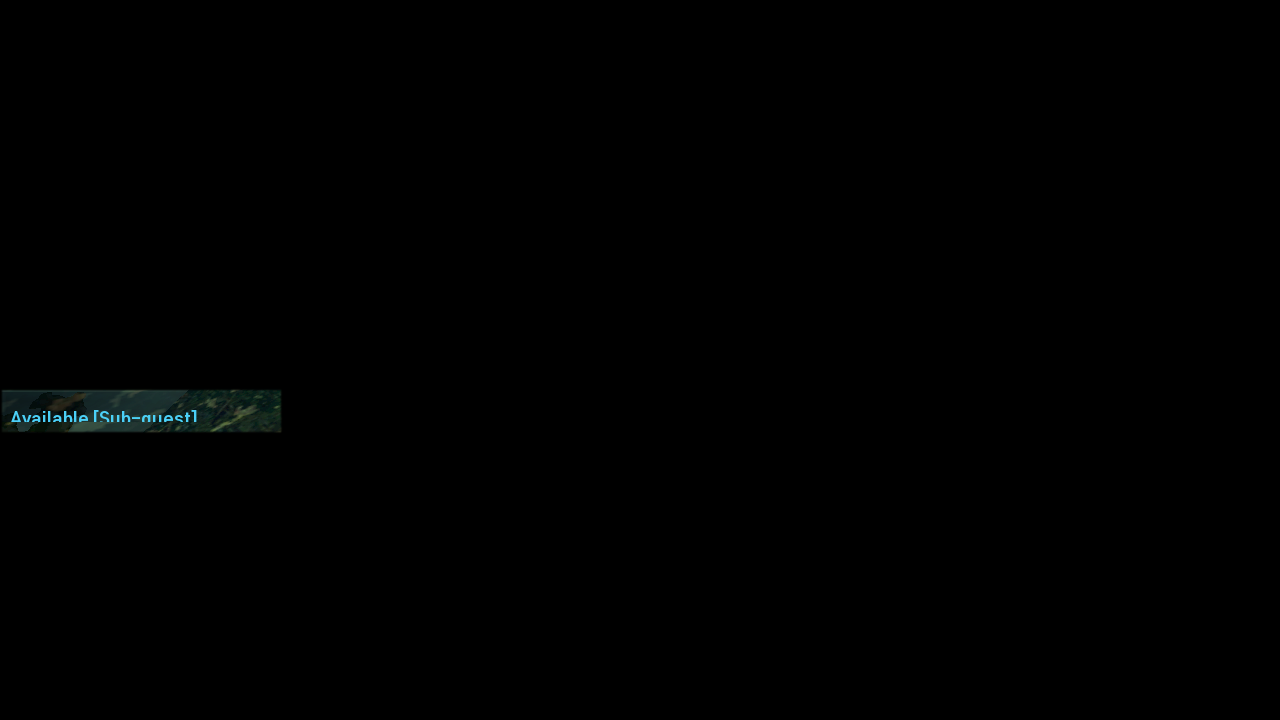
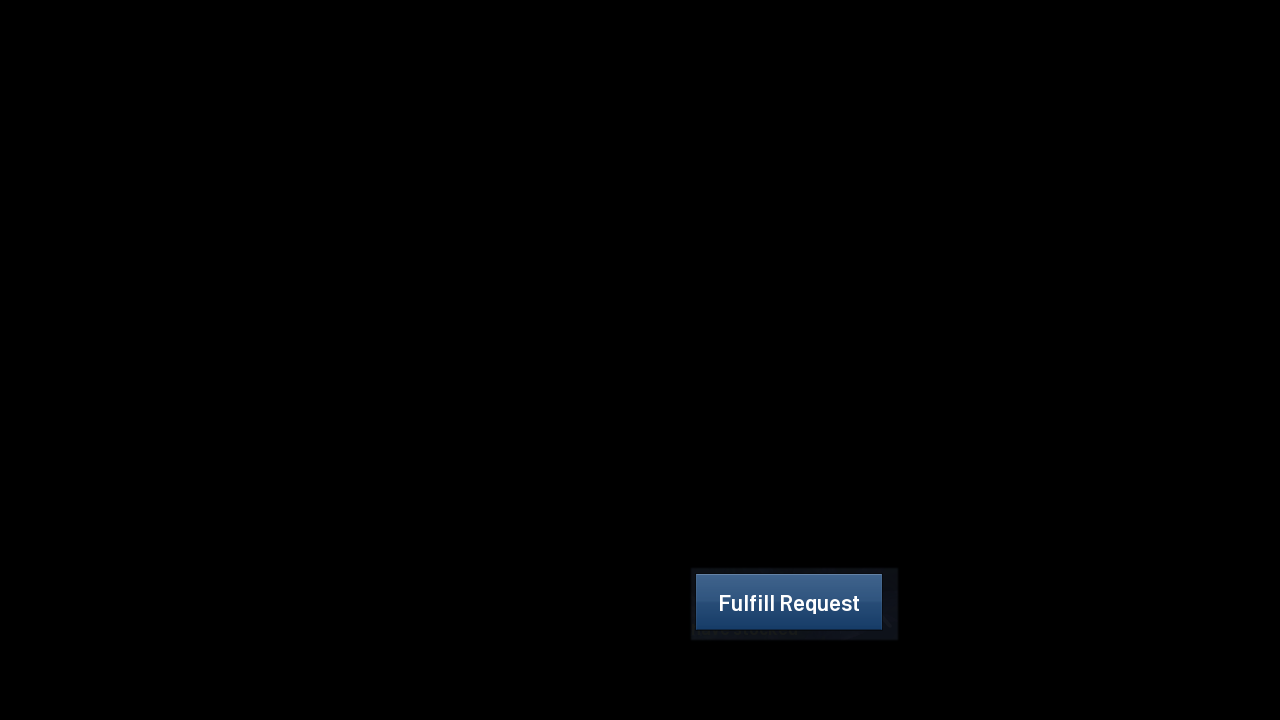
The second w=1280, h=720 image is a revision of the first. Changes to its layers:
added layer "Scroll Clicked" above "Scroll Clicked.Depricated" over 1, 389, 899, 641
renamed "Scroll Clicked" to "Scroll Clicked.Depricated", showed it over 1, 389, 899, 641
showed "Scroll Quest Clicked" over 1, 389, 899, 641
